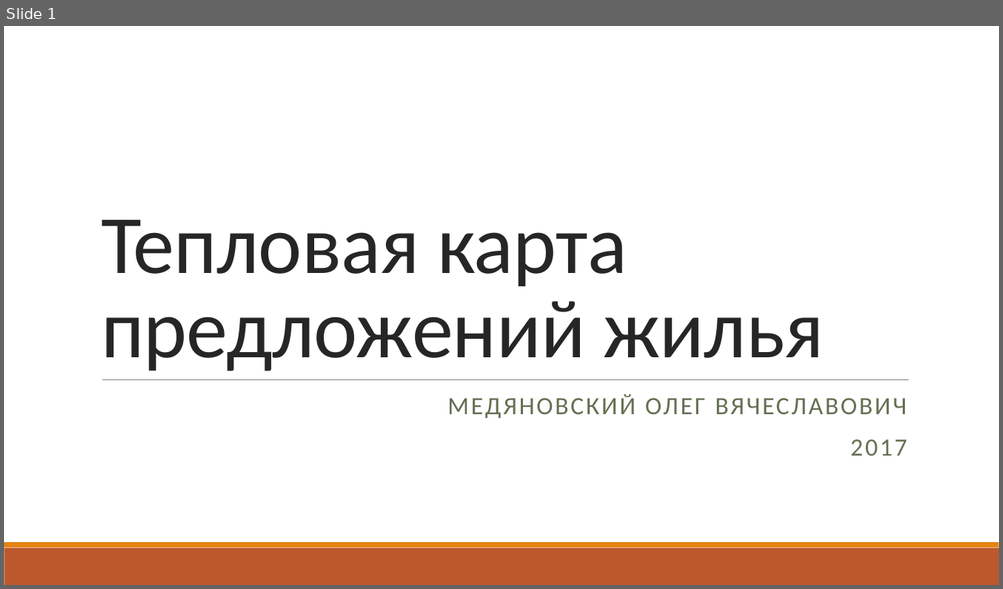
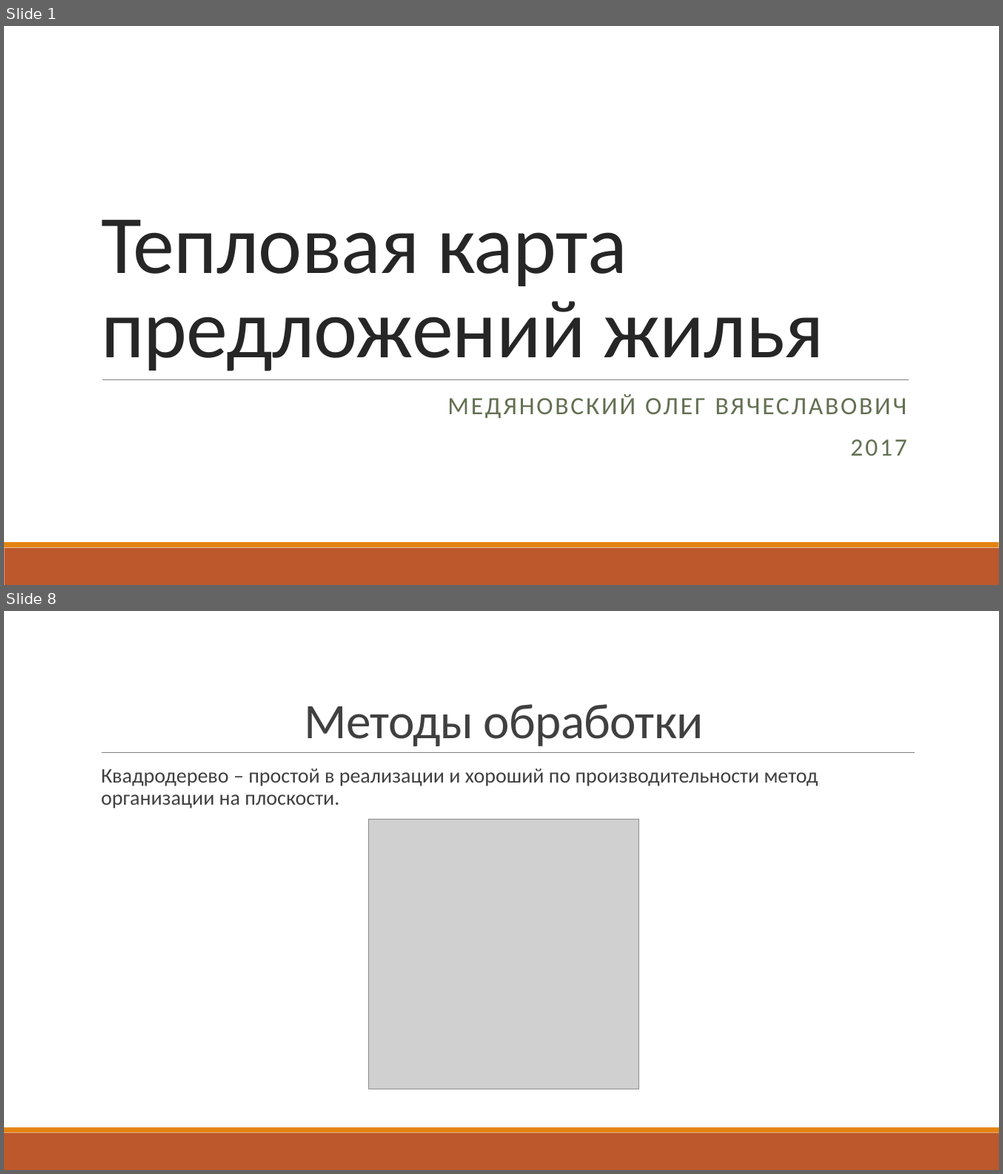
Before and after one commit to Zettroke/PropertyHeatMap, a slide deck: Презентация/Тепловая карта предложений жилья.pptx. Shown one above the other, each under a label of ours: slide 1 before the commit, slides 1 and 8 after it; the slides between them are not shown. The pictures are 1003x589 and 1003x1174 pixels, drawn with LibreOffice and Linux fonts; fonts in the diff are those of the drawing; grey boxes stand for pictures. Boxes give left, top, right and bottom in pixels: in the first picture for what was removed or moved away, otherwise in the second. Text is boxed around its words. In the diff, an @@ line names an element or a change of style, - is before the commit and + after.

```diff
--- a/Презентация/Тепловая карта предложений жилья.pptx
+++ b/Презентация/Тепловая карта предложений жилья.pptx
@@ slide 8 added at (4,611,999,1170), background #FFFFFF; not listed: 2 template elements that a slide beside it also shows @@
@@ title added at (304,704,703,746), 48 pt, text #404040 @@
+Методы обработки
@@ line added from (102, 753) to (915, 753), #808080 0.5 pt @@
@@ text added at (101,769,818,809), 20 pt, text #404040 @@
+  Квадродерево – простой в реализации и хороший по производительности метод организации на плоскости.
@@ picture added at (369,819,639,1089) @@
```
Also in this commit, not shown: 2 slides changed, 12 other slides added, 2 slides removed, 8 other files.
